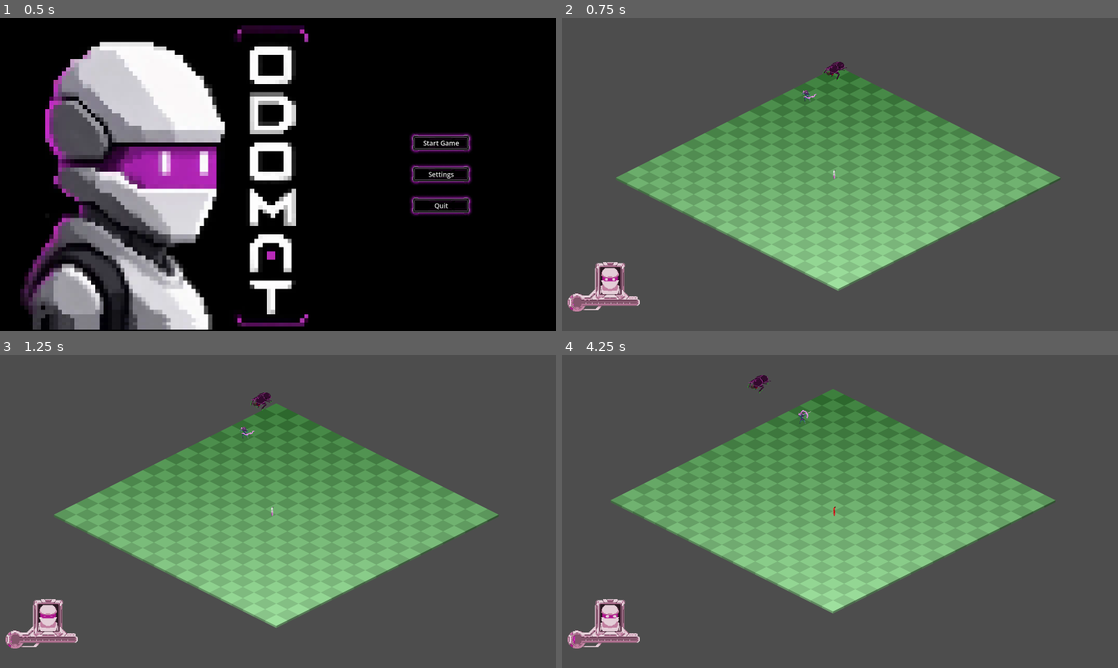
Above: before the commit, frames 1-4 (two rows, left to right).
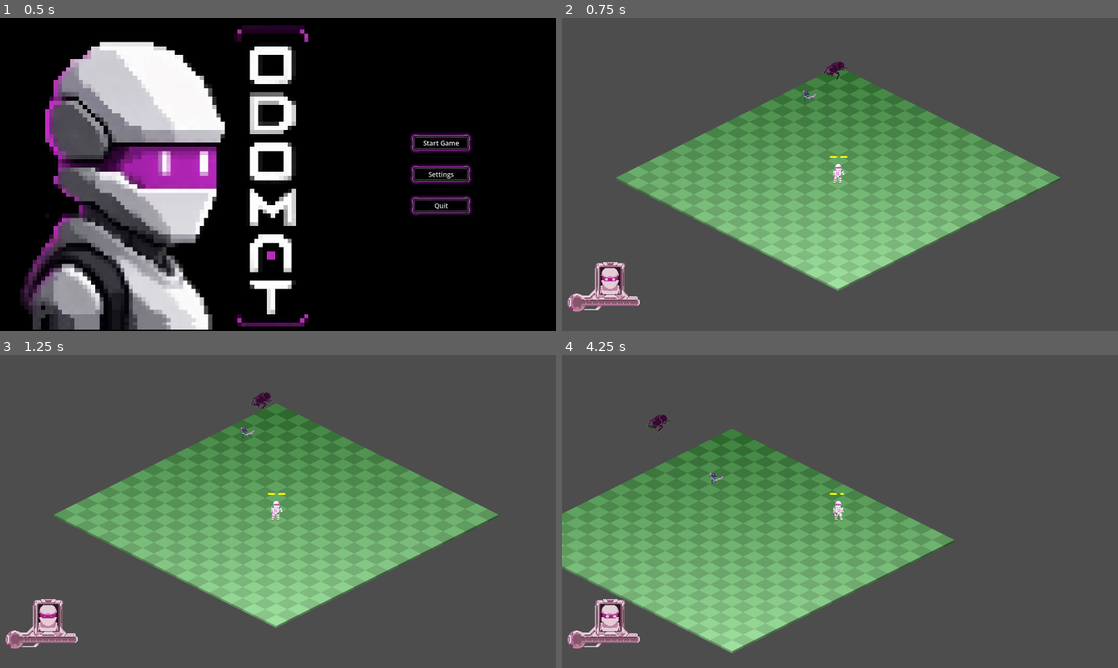
Above: after the commit, the same moments.

Repository: NoeRoberties/Odomat
Game: Godot game, scene res://Scenes/UI/MainMenu/MainMenu.tscn
Same seed, same stepped clock (60 frames per second), same inputs: the game is played once before the commit and once after it.
Inputs (mouse positions are in pixels of both pictures, inside the frame that each line leads up to):
- Up to frame 1 (0.5 s): no input
- Up to frame 2 (0.75 s): click "Start Game" at 0.5 s
- Up to frame 3 (1.25 s): no input
- Up to frame 4 (4.25 s): tap Enter (ui_accept) at 1.25, 1.52, 2.27, 3.77 s; move the mouse to (962, 495) at 1.27 s; hold D (move_right) 1.28-2.03 s; hold Shift (dash) 1.28-2.03 s; click (962, 495) at 1.42 s; move the mouse to (728, 527) at 2.02 s; hold S (move_down) 2.03-2.78 s; tap Space (interact_npc) at 2.1 s; move the mouse to (895, 442) at 2.77 s; press the mouse at (895, 442) at 2.78 s; hold D (move_right) 2.78-3.53 s; move the mouse to (812, 574) at 3.52 s; release the mouse at (812, 574) at 3.53 s; hold W (move_up) from 3.53 s (still down); tap Shift (dash) at 3.6 s; click (812, 574) at 3.67 s

Frame 1 is identical in both runs. In frame 2, less than 0.1% of the frame differs, in the area x 48-52%, y 44-53%; in frame 3, less than 0.1%; in frame 4, 32%, in the area x 0-89%, y 6-96%.

Commit message:
Fix: Update basic module texture paths and UIDs to match new Player directory

Diff:
--- a/godot-project/odomat/Scenes/Player/Modules/Chips/ChipBasic.tscn
+++ b/godot-project/odomat/Scenes/Player/Modules/Chips/ChipBasic.tscn
@@ -2,8 +2,8 @@
 
 [ext_resource type="Script" uid="uid://oj1v6fj853p2" path="res://Scripts/Player/Modules/ChipModule/chip_basic.gd" id="1_mod"]
 [ext_resource type="Script" uid="uid://dshkf1jvbt0hi" path="res://Scripts/Player/Modules/module_data.gd" id="2_data"]
-[ext_resource type="Texture2D" uid="uid://lm4uo281mn6x" path="res://Assets/HUD_UI/Equipment_Menu_assets/basis_modules_assets/chip_basis_item_texture.png" id="2_w4p6d"]
-[ext_resource type="Texture2D" uid="uid://dcjan308asai0" path="res://Assets/MainCharacter/chest_head.png" id="3_xib44"]
+[ext_resource type="Texture2D" uid="uid://bakqvmajsx53a" path="res://Assets/HUD_UI/Equipment_Menu_assets/basis_modules_assets/chip_basis_item_texture.png" id="2_w4p6d"]
+[ext_resource type="Texture2D" uid="uid://wi22ry1yd6y0" path="res://Assets/Player/chest_head.png" id="3_xib44"]
 
 [sub_resource type="Resource" id="Resource_data"]
 script = ExtResource("2_data")
--- a/godot-project/odomat/Scenes/Player/Modules/LeftArms/LeftArmBasic.tscn
+++ b/godot-project/odomat/Scenes/Player/Modules/LeftArms/LeftArmBasic.tscn
@@ -2,8 +2,8 @@
 
 [ext_resource type="Script" uid="uid://c8q8cmqdfkvm6" path="res://Scripts/Player/Modules/LeftArmModule/left_arm_basic.gd" id="1_5wyh7"]
 [ext_resource type="Script" uid="uid://dshkf1jvbt0hi" path="res://Scripts/Player/Modules/module_data.gd" id="2_ljj52"]
-[ext_resource type="Texture2D" uid="uid://4r6br03web3j" path="res://Assets/HUD_UI/Equipment_Menu_assets/basis_modules_assets/left_arm_basis_item_texture.png" id="2_mwv4w"]
-[ext_resource type="Texture2D" uid="uid://bvyxv4s0tfpeu" path="res://Assets/MainCharacter/LeftArm/left_arm_default.png" id="3_ljj52"]
+[ext_resource type="Texture2D" uid="uid://dim14t5awow5h" path="res://Assets/HUD_UI/Equipment_Menu_assets/basis_modules_assets/left_arm_basis_item_texture.png" id="2_mwv4w"]
+[ext_resource type="Texture2D" uid="uid://dels2rbfx2lor" path="res://Assets/Player/LeftArm/left_arm_default.png" id="3_ljj52"]
 
 [sub_resource type="Resource" id="Resource_data"]
 script = ExtResource("2_ljj52")
--- a/godot-project/odomat/Scenes/Player/Modules/Legs/LegsBasic.tscn
+++ b/godot-project/odomat/Scenes/Player/Modules/Legs/LegsBasic.tscn
@@ -1,9 +1,9 @@
 [gd_scene format=3 uid="uid://h1l2bndrv7ra"]
 
 [ext_resource type="Script" uid="uid://80yxfvrjks1x" path="res://Scripts/Player/Modules/LegsModule/legs_basic.gd" id="1_i2epd"]
-[ext_resource type="Texture2D" uid="uid://bg2asv04v746i" path="res://Assets/HUD_UI/Equipment_Menu_assets/basis_modules_assets/legs_basis_item_texture.png" id="2_h1r3d"]
+[ext_resource type="Texture2D" uid="uid://blb3cbvga0p3p" path="res://Assets/HUD_UI/Equipment_Menu_assets/basis_modules_assets/legs_basis_item_texture.png" id="2_h1r3d"]
 [ext_resource type="Script" uid="uid://dshkf1jvbt0hi" path="res://Scripts/Player/Modules/module_data.gd" id="2_v1p42"]
-[ext_resource type="Texture2D" uid="uid://btec0tqgw5fbl" path="res://Assets/MainCharacter/Legs/legs_default.png" id="3_h1r3d"]
+[ext_resource type="Texture2D" uid="uid://kxogo8g781ul" path="res://Assets/Player/Legs/legs_default.png" id="3_h1r3d"]
 
 [sub_resource type="Resource" id="Resource_data"]
 script = ExtResource("2_v1p42")
